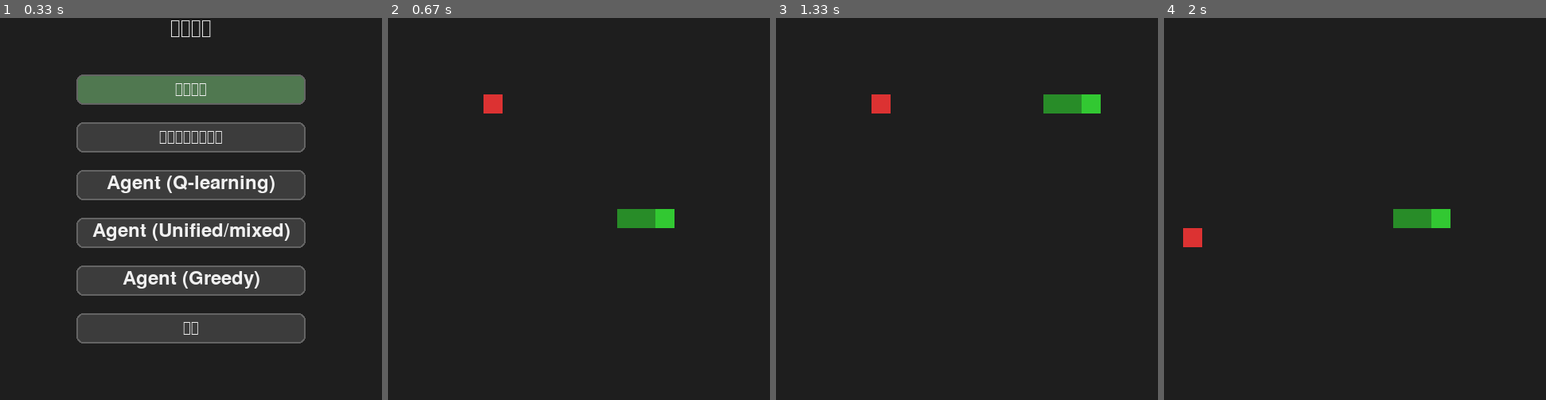
Above: before the commit, frames 1-4 (left to right).
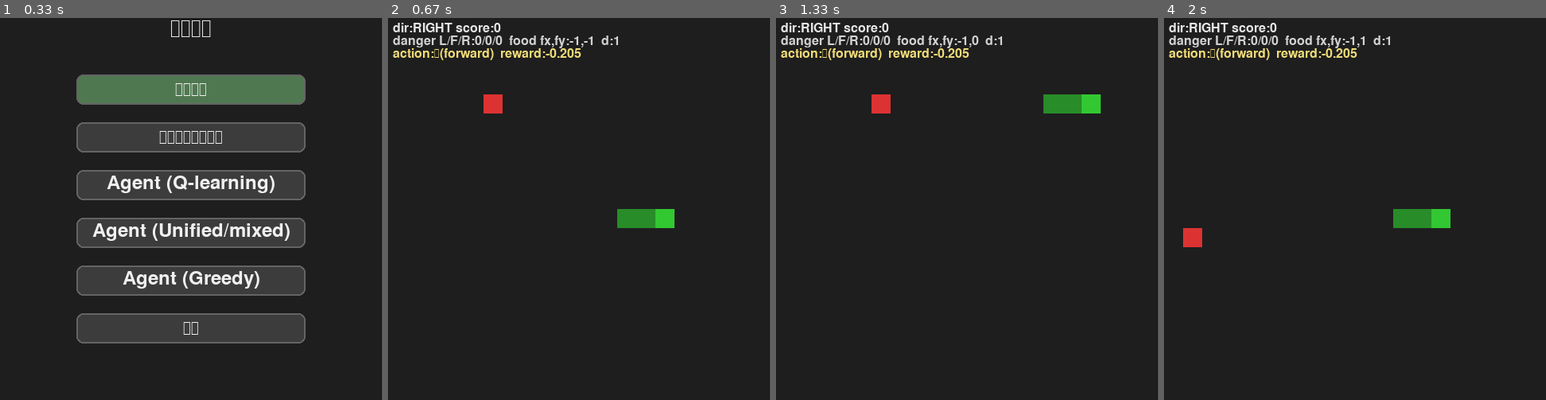
Above: after the commit, the same moments.

Repository: liyxi-0524/5591121_CDS524_Assigment_1
Game: pygame game, started from 贪吃蛇/main.py
The game is run twice, just before and just after one commit, with the same random seed, the same clock (stepped at 60 frames per second) and the same inputs.
Inputs:
- Up to frame 1 (0.33 s): no input
- Up to frame 2 (0.67 s): tap Enter at 0.33 s
- Up to frame 3 (1.33 s): hold Up 0.67-1.13 s; hold Right from 1.17 s (still down)
- Up to frame 4 (2 s): release Right at 1.63 s

Frame 1 is identical in both runs. In frame 2, 1.7% of the frame differs, in the area x 1-61%, y 1-12%; in frame 3, 1.7%, in the area x 1-60%, y 1-12%; in frame 4, 1.7%.

Commit message:
Add files via upload

Diff:
--- a/贪吃蛇/snake/ui/pygame_renderer.py
+++ b/贪吃蛇/snake/ui/pygame_renderer.py
@@ -13,6 +13,11 @@
         self.surface = pygame.display.set_mode((width * cell, height * cell))
         pygame.display.set_caption("Snake")
         self.clock = pygame.time.Clock()
+        self.font = pygame.freetype.SysFont(None, max(14, int(cell * 0.7)))
+        self.last_state = None
+        self.last_action = None
+        self.last_reward = 0.0
+        self.last_score = 0
 
     def draw(self):
         # 单帧绘制：深灰背景、红色食物、绿色蛇体（头部更亮）
@@ -22,6 +27,24 @@
         for i, (x, y) in enumerate(self.env.snake):
             color = (50, 200, 50) if i == 0 else (40, 140, 40)
             pygame.draw.rect(self.surface, color, (x * self.cell, y * self.cell, self.cell, self.cell))
+        # HUD 文字覆盖：状态/动作/奖励
+        hud_x, hud_y = 6, 6
+        action_map = {0: "←(left)", 1: "↑(forward)", 2: "→(right)"}
+        try:
+            if self.last_state is not None:
+                l, f, r, fx_s, fy_s, d = self.last_state
+                self.font.render_to(self.surface, (hud_x, hud_y), f"dir:{self.env.direction} score:{self.env.score}", (230, 230, 230))
+                hud_y += int(self.cell * 0.7)
+                self.font.render_to(self.surface, (hud_x, hud_y), f"danger L/F/R:{l}/{f}/{r}  food fx,fy:{fx_s},{fy_s}  d:{d}", (210, 210, 210))
+                hud_y += int(self.cell * 0.7)
+            if self.last_action is not None:
+                a_txt = action_map.get(self.last_action, str(self.last_action))
+            else:
+                a_txt = "-"
+            self.font.render_to(self.surface, (hud_x, hud_y), f"action:{a_txt}  reward:{self.last_reward:+.3f}", (240, 220, 120))
+        except Exception:
+            # HUD 渲染失败不影响游戏
+            pass
         pygame.display.flip()
 
     def run_human(self, fps=10):
@@ -49,7 +72,12 @@
                         if opposite(self.env.direction) != "RIGHT":
                             desired = "RIGHT"
             a = relative_action(self.env.direction, desired)
-            _, _, done, _ = self.env.step(a)
+            s = self.env.get_state()
+            _, r, done, info = self.env.step(a)
+            self.last_state = s
+            self.last_action = a
+            self.last_reward = r
+            self.last_score = info.get("score", 0)
             self.draw()
             if done:
                 # 一局结束后自动重新开始
@@ -68,7 +96,11 @@
             while not done:
                 s = self.env.get_state()
                 a = agent.act(s, training=False) if isinstance(agent, UnifiedAgent) else agent.act(self.env)
-                _, _, done, _ = self.env.step(a)
+                _, r, done, info = self.env.step(a)
+                self.last_state = s
+                self.last_action = a
+                self.last_reward = r
+                self.last_score = info.get("score", 0)
                 self.draw()
                 for event in pygame.event.get():
                     if event.type == pygame.QUIT:
Not shown, changed: 贪吃蛇/docs/AGENT_PARAMS.md
